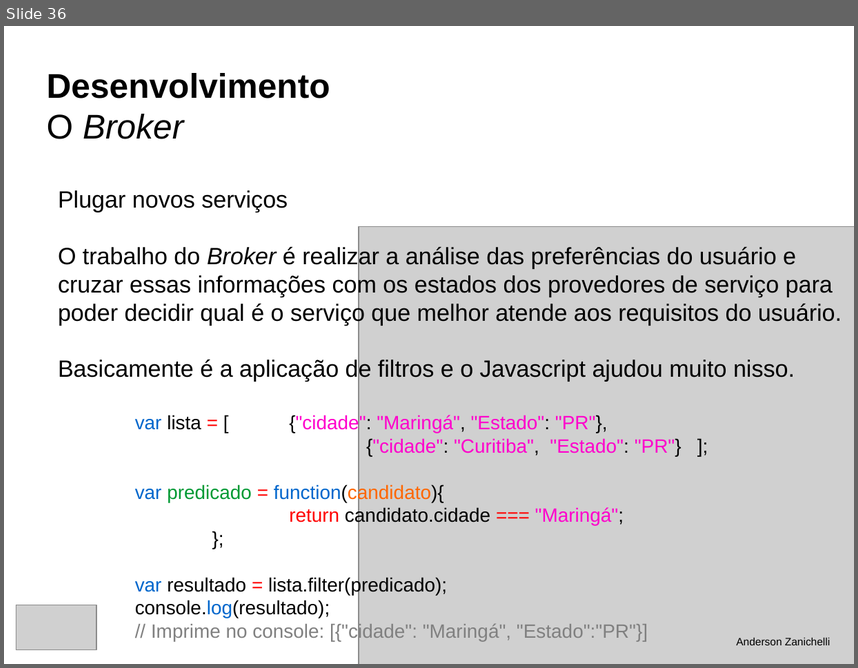
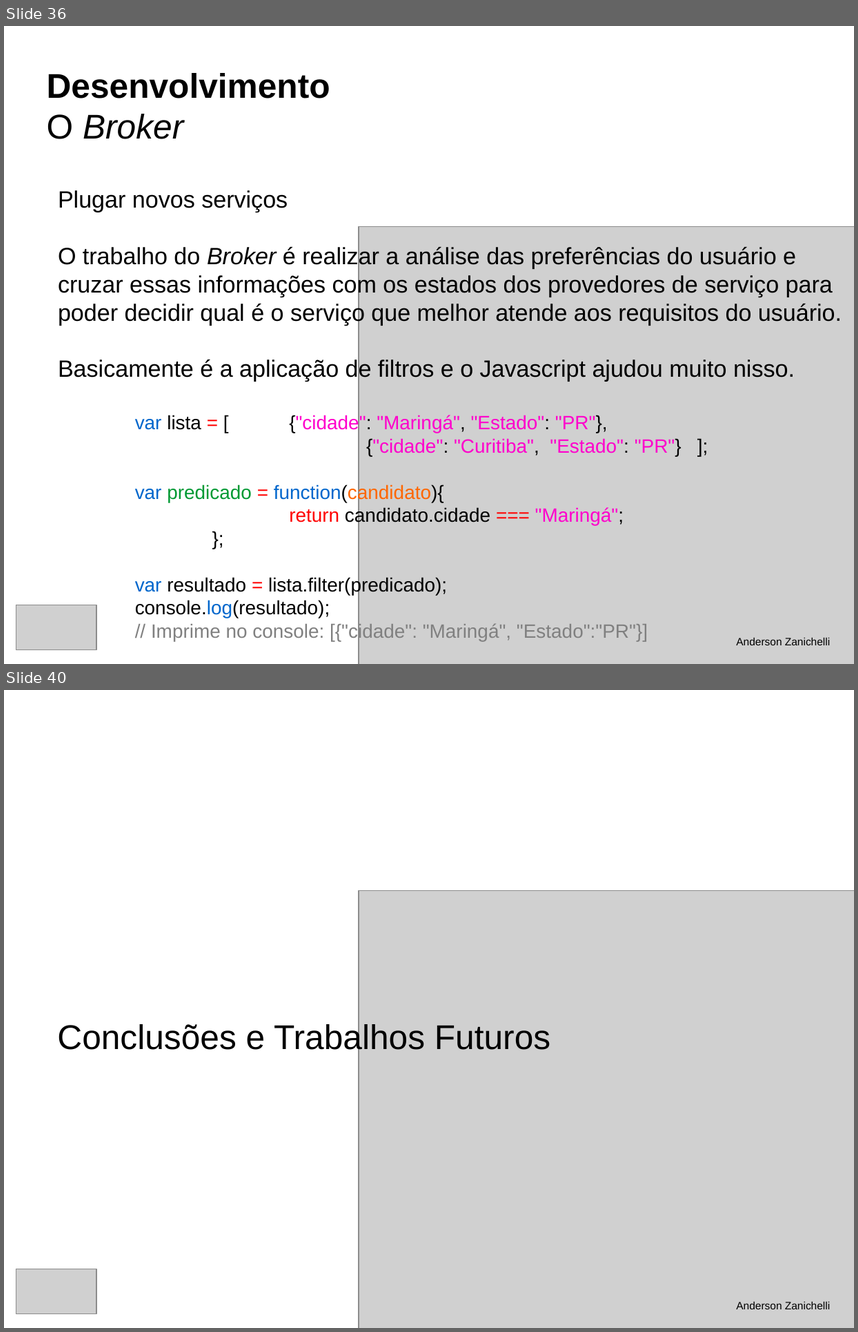
Before and after one commit to andersonzanichelli/tcc-informatica, a slide deck: defesa.odp. Shown one above the other, each under a label of ours: slide 36 before the commit, slides 36 and 40 after it; the slides between them are not shown. The pictures are 858x668 and 858x1332 pixels, drawn with LibreOffice and Linux fonts; fonts in the diff are those of the drawing; grey boxes stand for pictures. Boxes give left, top, right and bottom in pixels: in the first picture for what was removed or moved away, otherwise in the second. Text is boxed around its words. In the diff, an @@ line names an element or a change of style, - is before the commit and + after.

```diff
--- a/defesa.odp
+++ b/defesa.odp
@@ slide 40 added at (4, 690, 854, 1328), background #FFFFFF @@
@@ picture added at (359, 891, 854, 1328) @@
@@ text added at (57, 1022, 550, 1056), 32 pt, text #000000 @@
+Conclusões e Trabalhos Futuros
@@ picture added at (16, 1268, 96, 1314) @@
@@ text added at (736, 1301, 830, 1309), 10 pt, text #000000 @@
+Anderson Zanichelli
```
Also in this commit, not shown: 2 slides changed, 7 other slides added, 1 slide removed, 5 other files.
